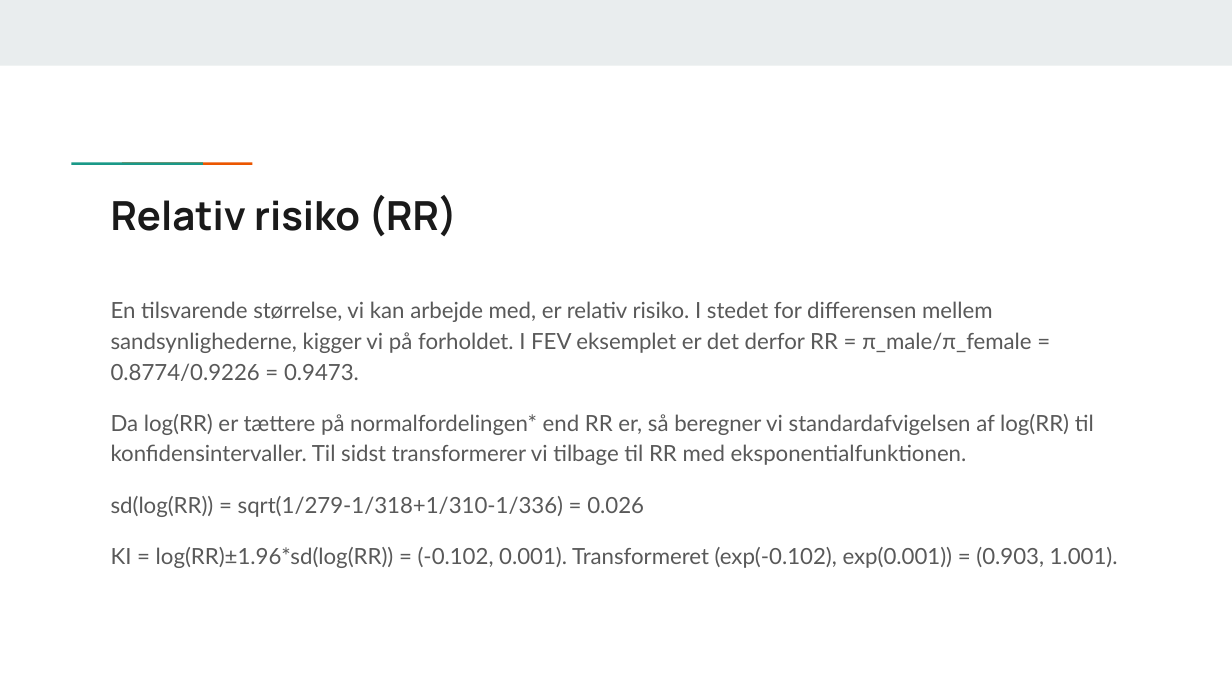
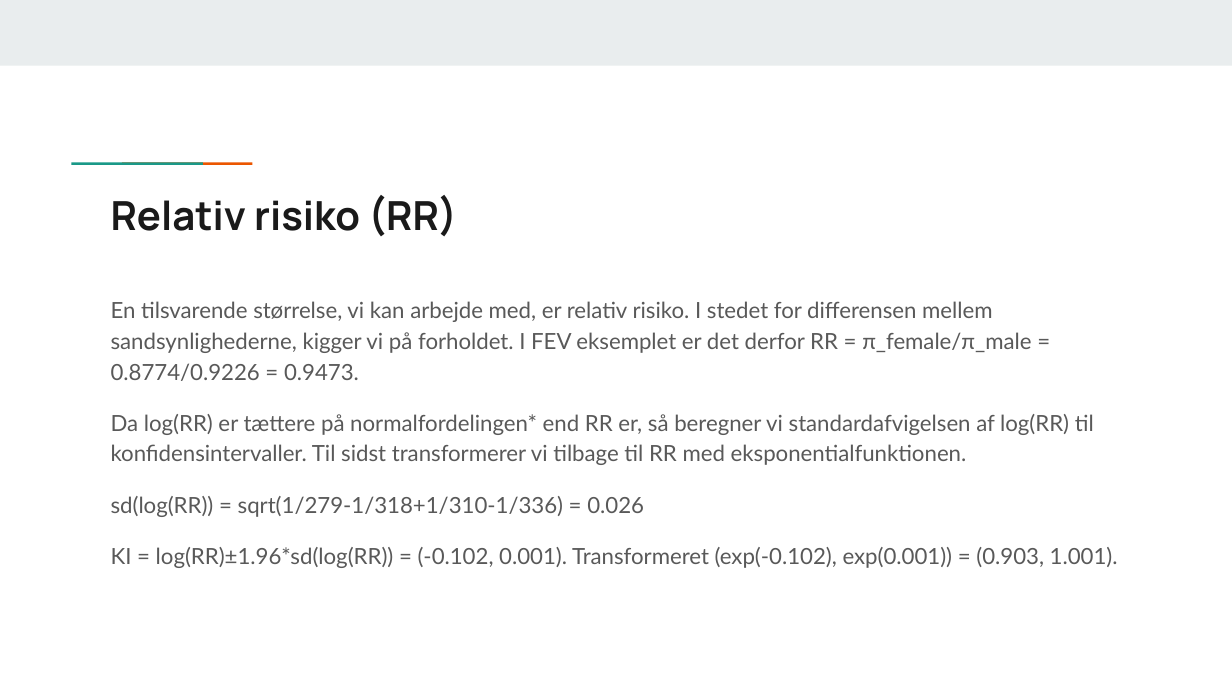
Before and after one commit to KUBDatalab/R-PUFF-1-deskriptiv, a slide deck: slide 13 of files/Modul_4_Behandling_af_kategoriske_data.pptx. Drawn at 1232x693 pixels with LibreOffice and Linux fonts; fonts in the diff are those of the drawing. Boxes give left, top, right and bottom in pixels: in the first picture for what was removed or moved away, otherwise in the second. Text is boxed around its words. In the diff, an @@ line names an element or a change of style, - is before the commit and + after.

Commit message:
opdateret slides

```diff
--- a/files/Modul_4_Behandling_af_kategoriske_data.pptx
+++ b/files/Modul_4_Behandling_af_kategoriske_data.pptx
@@ text at (111,301,1031,381): text changed @@
-En tilsvarende størrelse, vi kan arbejde med, er relativ risiko. I stedet for differensen mellem sandsynlighederne, kigger vi på forholdet. I FEV eksemplet er det derfor RR = π_male/π_female = 0.8774/0.9226 = 0.9473.
+En tilsvarende størrelse, vi kan arbejde med, er relativ risiko. I stedet for differensen mellem sandsynlighederne, kigger vi på forholdet. I FEV eksemplet er det derfor RR = π_female/π_male = 0.8774/0.9226 = 0.9473.
```
